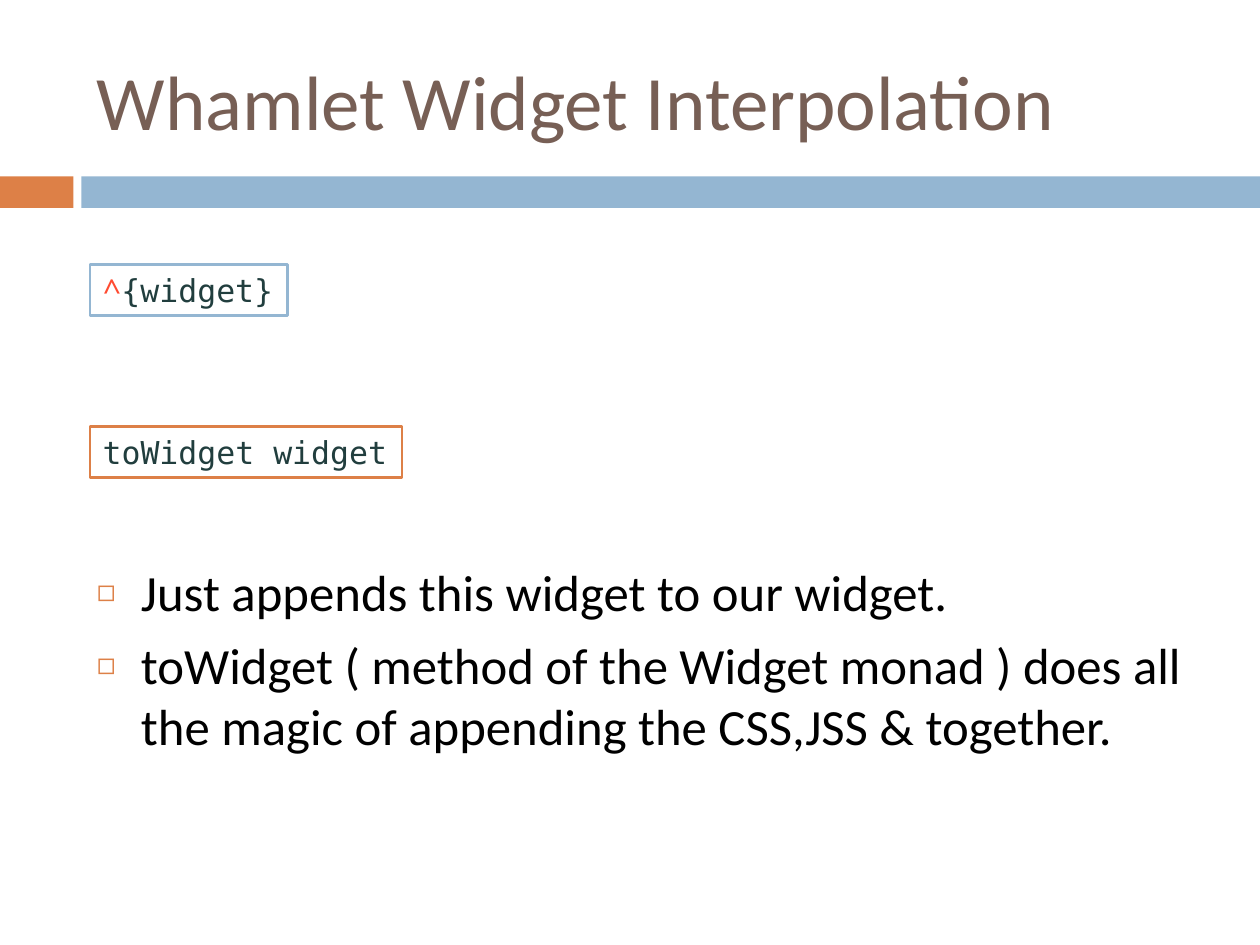
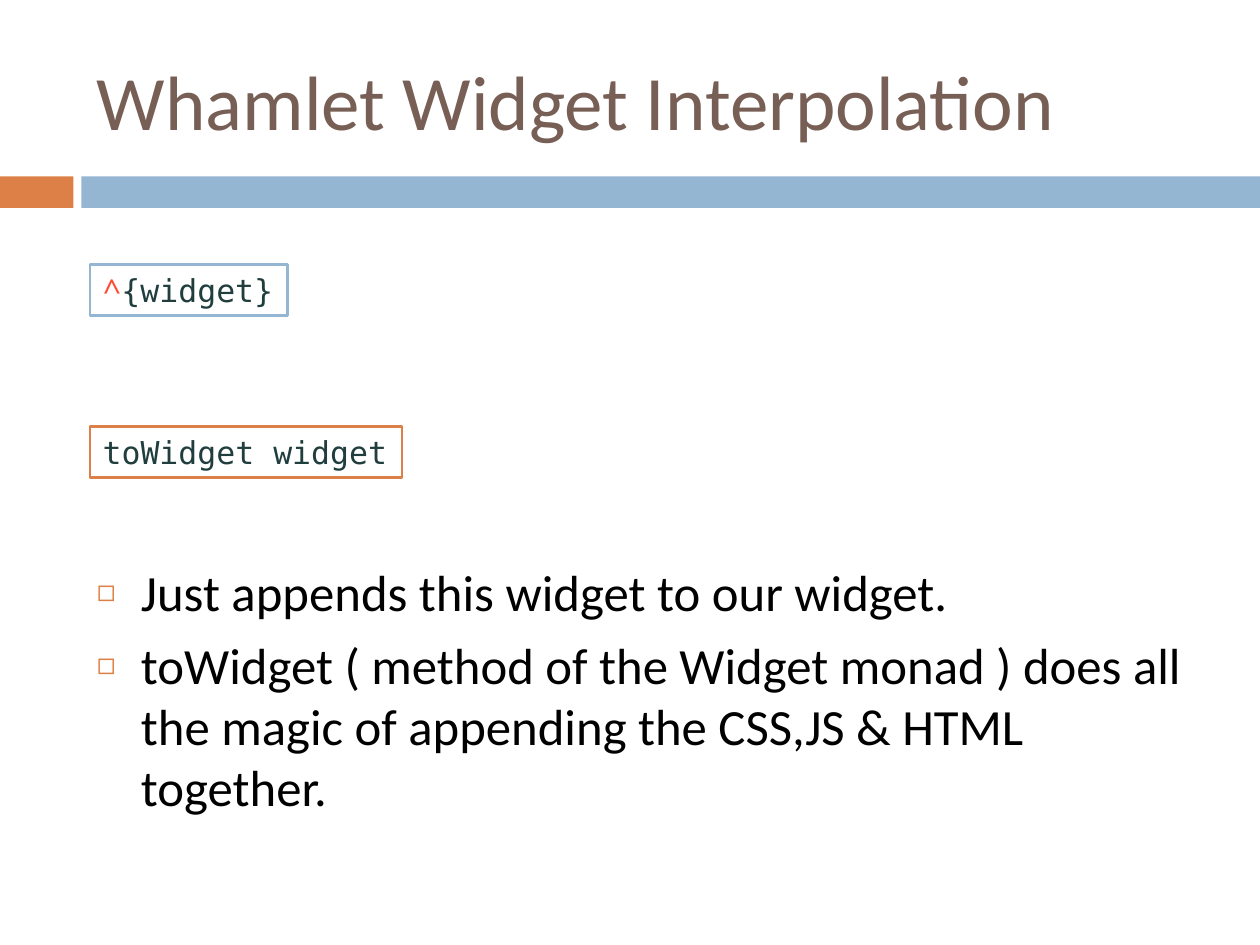
Before and after one commit to benkolera/talk-yesod, a slide deck: slide 49 of TypeSafeWebDevWithYesodAndHaskell.pptx. Drawn at 1260x945 pixels with LibreOffice and Linux fonts; fonts in the diff are those of the drawing. Boxes give left, top, right and bottom in pixels: in the first picture for what was removed or moved away, otherwise in the second. Text is boxed around its words. In the diff, an @@ line names an element or a change of style, - is before the commit and + after.

```diff
--- a/TypeSafeWebDevWithYesodAndHaskell.pptx
+++ b/TypeSafeWebDevWithYesodAndHaskell.pptx
@@ text at [141, 648, 1181, 815]: text changed @@
-◻ toWidget ( method of the Widget monad ) does all the magic of appending the CSS,JSS & together.
+◻ toWidget ( method of the Widget monad ) does all the magic of appending the CSS,JS & HTML together.
```
Also in this commit, not shown: 8 other slides changed, 1 slide added, 1 other file.
